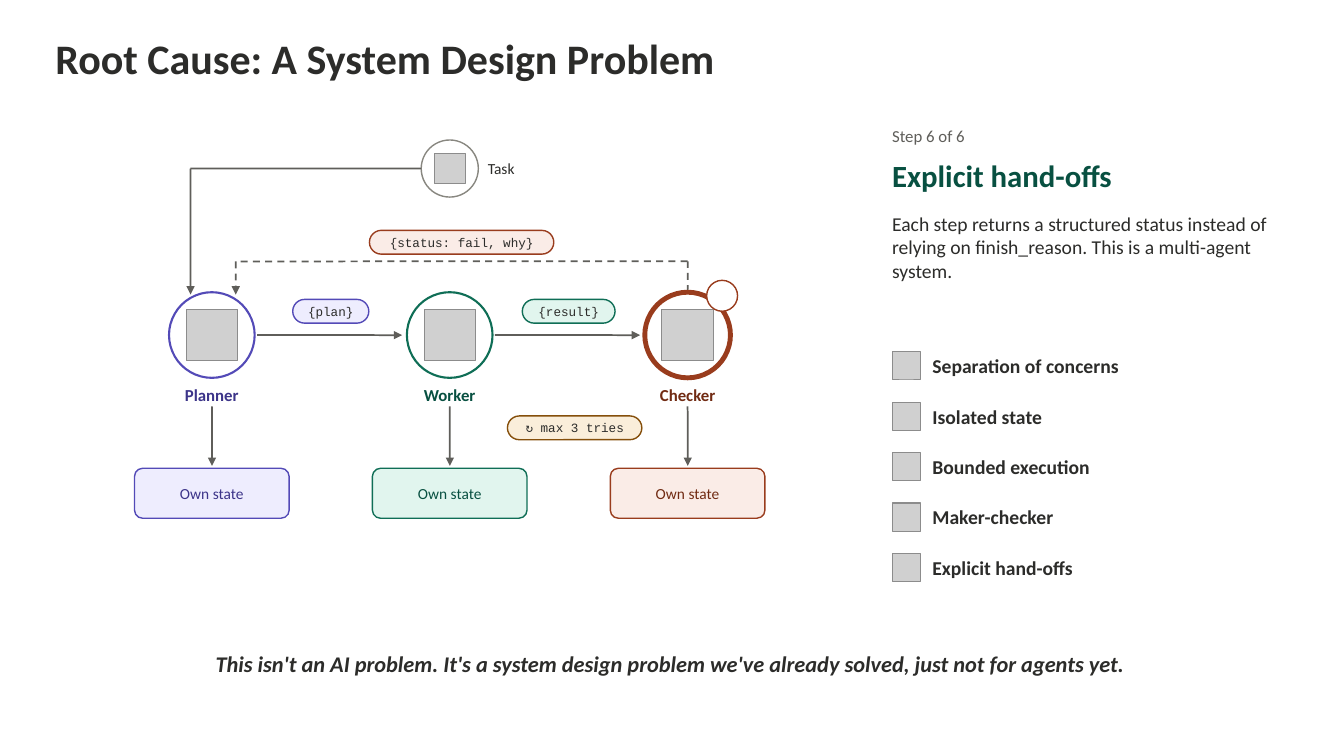
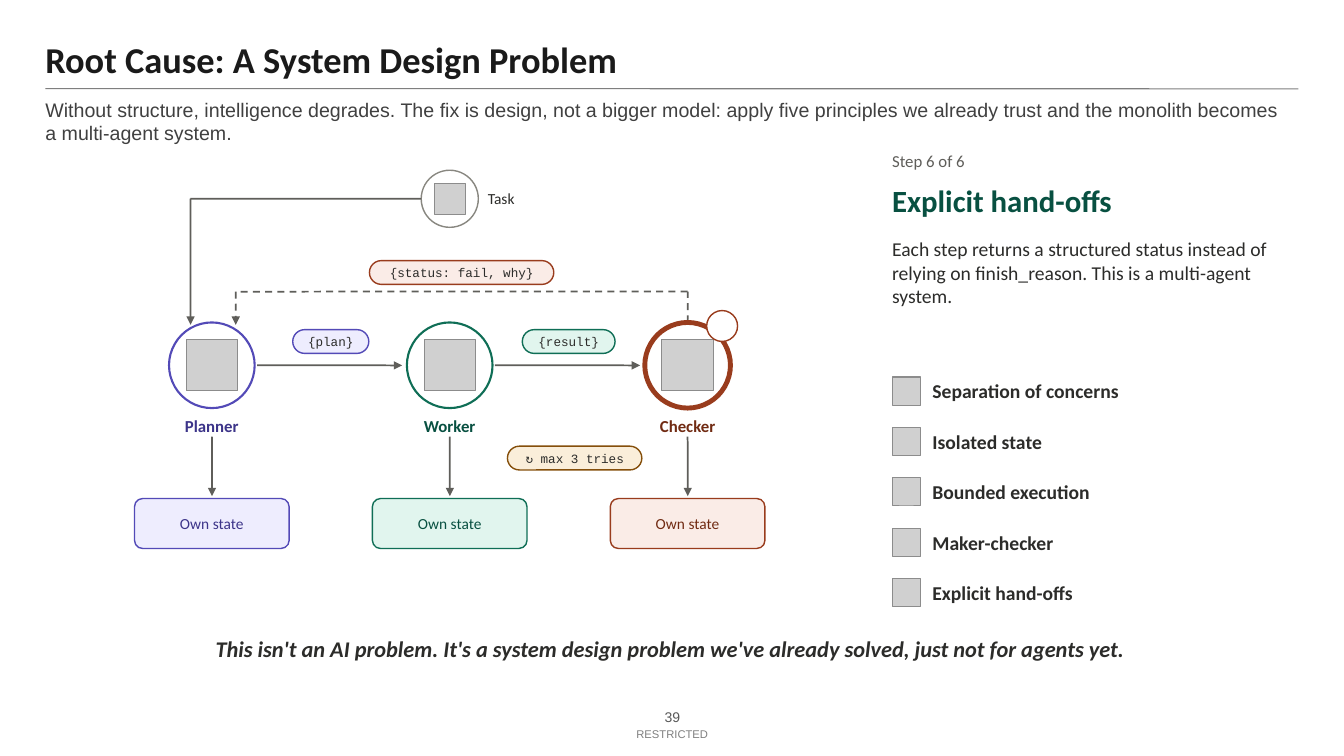
Before and after one commit to Amit-hub1998/multi-agent-subgraph-architecture, a slide deck: slide 39 of slides-01-06/Slides-01-06.pptx. Drawn at 1344x756 pixels with LibreOffice and Linux fonts; fonts in the diff are those of the drawing; grey boxes stand for pictures; background and template pictures are left out. Boxes give left, top, right and bottom in pixels: in the first picture for what was removed or moved away, otherwise in the second. Text is boxed around its words. In the diff, an @@ line names an element or a change of style, - is before the commit and + after.

```diff
--- a/slides-01-06/Slides-01-06.pptx
+++ b/slides-01-06/Slides-01-06.pptx
@@ text "Root Cause: A System Design ..." moved from (x1=55, y1=44, x2=714, y2=81) to (x1=45, y1=47, x2=617, y2=79) @@
@@ text "Root Cause: A System Design ..." at (x1=45, y1=47, x2=617, y2=79): size 30 to 26 pt, text colour #2C2C2A to #1A1A1A; vertical alignment top to bottom @@
@@ line added from (45, 89) to (1299, 89), #7F7F7F 0.75 pt @@
@@ text added at (x1=45, y1=102, x2=1278, y2=144), 14 pt, text #404040 @@
+Without structure, intelligence degrades. The fix is design, not a bigger model: apply five principles we already trust and the monolith becomes a multi-agent system.
@@ 7 rounded rectangles, 7 arrows, 5 ellipses, 4 pictures, 4 texts, 3 lines moved together from (x1=134, y1=140, x2=764, y2=519) to (x1=134, y1=170, x2=764, y2=549) @@
@@ 8 texts, 5 pictures moved together from (x1=892, y1=130, x2=1266, y2=582) to (x1=892, y1=155, x2=1266, y2=607) @@
@@ text "This isn't an AI problem. ..." moved from (x1=216, y1=656, x2=1124, y2=676) to (x1=216, y1=641, x2=1124, y2=661) @@
@@ page number added at (x1=665, y1=712, x2=681, y2=722), 10 pt, text #595959 @@
+39
@@ text added at (x1=636, y1=730, x2=708, y2=738), 8 pt, text #7F7F7F @@
+RESTRICTED
```
Also in this commit, not shown: 41 other slides changed, 1 slide added, 1 slide removed, 19 other files.
